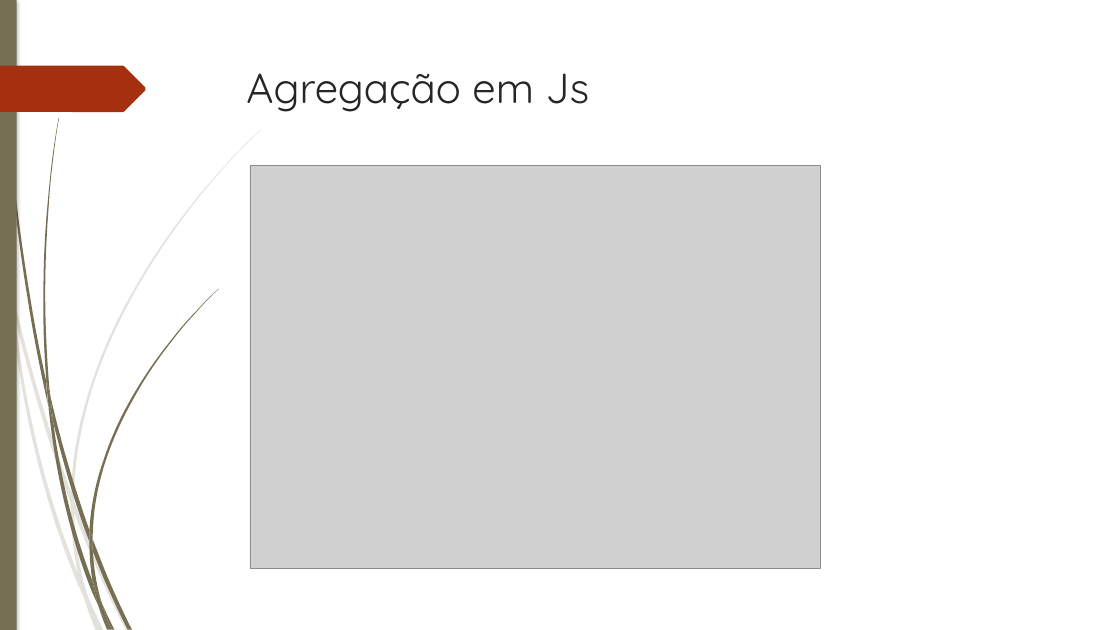
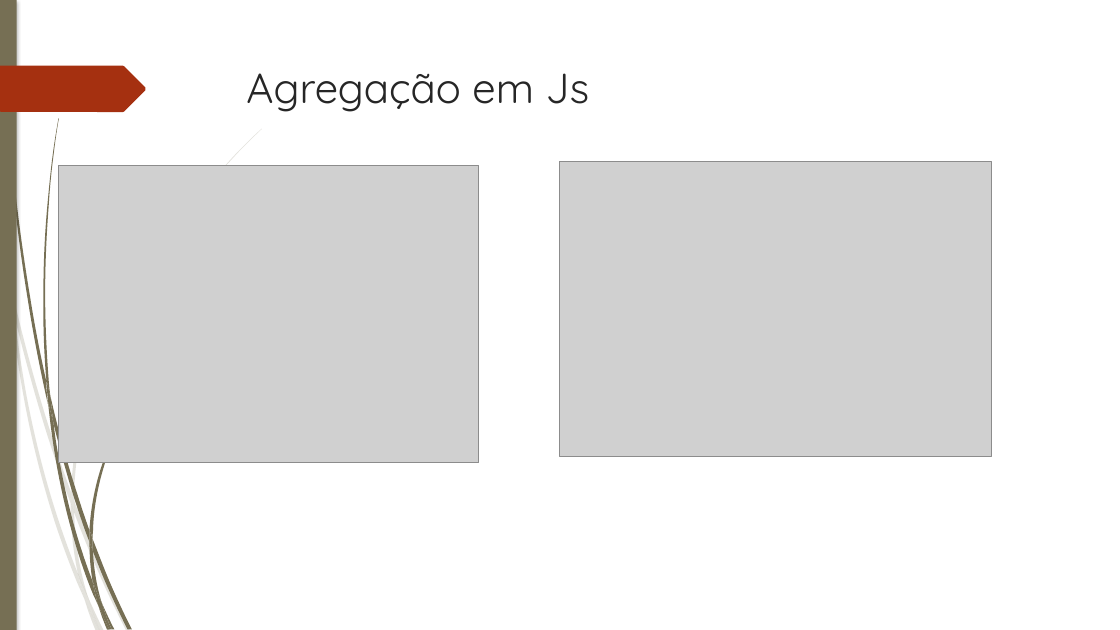
Before and after one commit to josemdfjunior/PLP, a slide deck: slide 7 of Atividade09/PLP_Atividade_09__Max.pptx. Drawn at 1120x630 pixels with LibreOffice and Linux fonts; fonts in the diff are those of the drawing; grey boxes stand for pictures. Boxes give left, top, right and bottom in pixels: in the first picture for what was removed or moved away, otherwise in the second. Text is boxed around its words. In the diff, an @@ line names an element or a change of style, - is before the commit and + after.

```diff
--- a/Atividade09/PLP_Atividade_09__Max.pptx
+++ b/Atividade09/PLP_Atividade_09__Max.pptx
@@ picture: place and size @@
-picture at [250,166,821,569]
+picture at [58,166,479,463]
@@ picture added at [560,161,991,456] @@
@@ outline redrawn in 8 elements at [74,501,130,630], [9,294,85,600], [71,129,262,501], [92,539,132,629], [43,118,59,397], [103,604,115,630], [89,289,218,539], [92,581,112,629] @@
```
Also in this commit, not shown: 14 other slides changed, 2 slides added, 5 other files.
